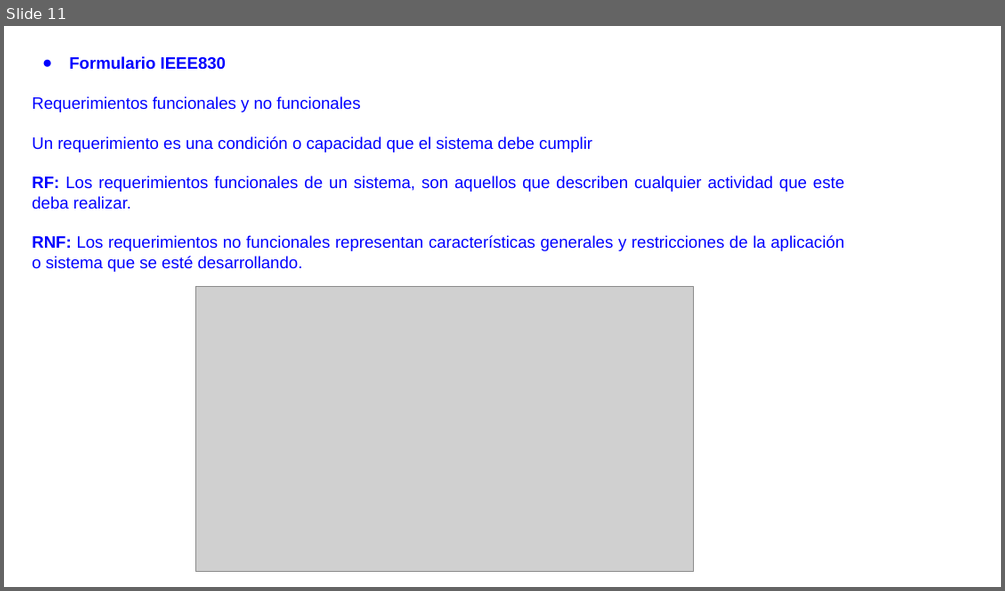
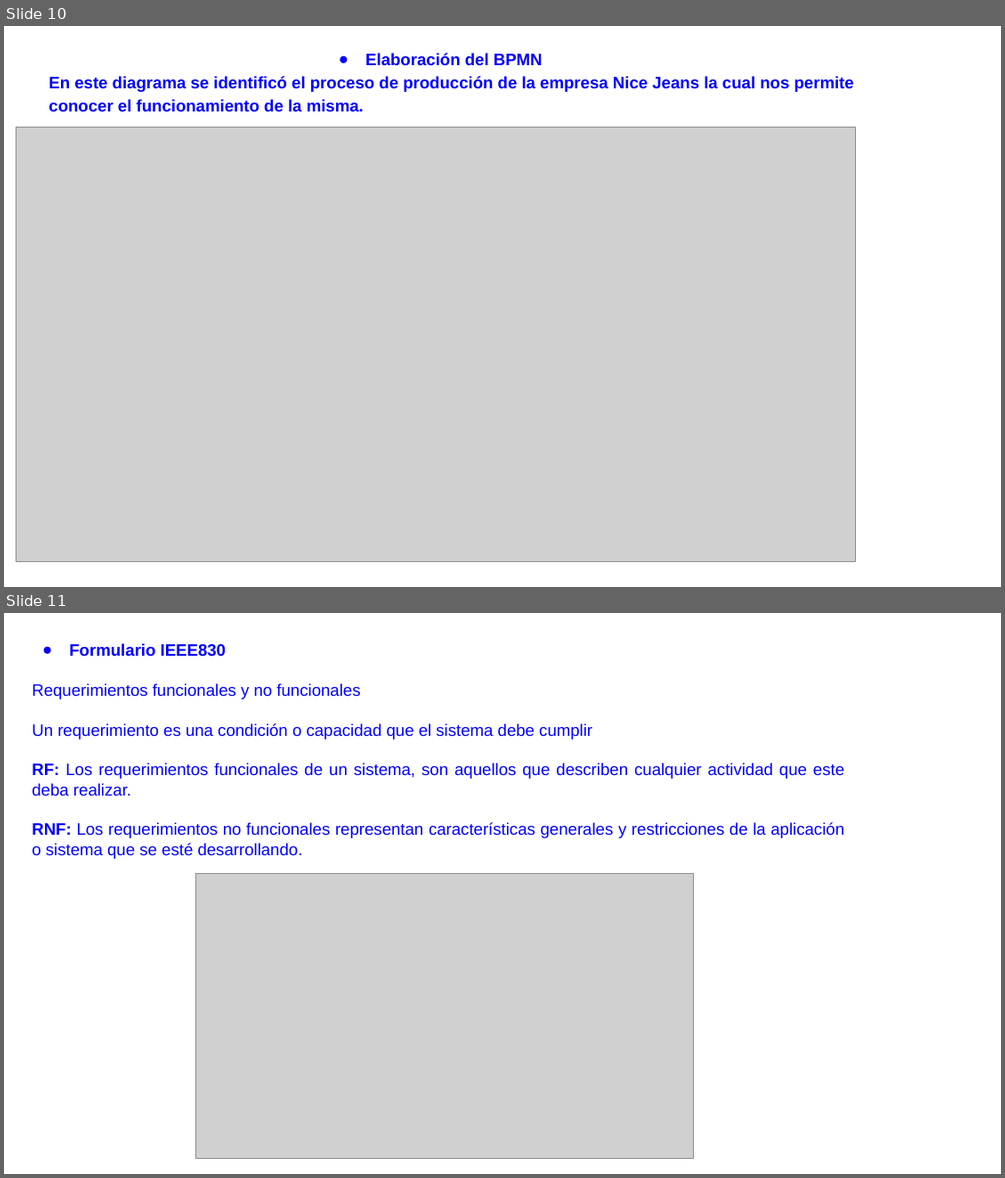
Before and after one commit to Stevenpc82/SOD-NiceJeans, a slide deck: 1.Presentacion de proyecto/PRESENTACION_AVANCES_PROYECTO.pptx. Shown one above the other, each under a label of ours: slide 11 before the commit, slides 10 and 11 after it. The pictures are 1005x591 and 1005x1178 pixels, drawn with LibreOffice and Linux fonts; fonts in the diff are those of the drawing; grey boxes stand for pictures; background and template pictures are left out. Boxes give left, top, right and bottom in pixels: in the first picture for what was removed or moved away, otherwise in the second. Text is boxed around its words. In the diff, an @@ line names an element or a change of style, - is before the commit and + after.

```diff
--- a/1.Presentacion de proyecto/PRESENTACION_AVANCES_PROYECTO.pptx
+++ b/1.Presentacion de proyecto/PRESENTACION_AVANCES_PROYECTO.pptx
@@ slide 10 added at bbox=[4, 26, 1001, 587], background picture (left out) @@
@@ text added at bbox=[48, 53, 854, 112], 16 pt, text #0000FF, bold @@
+● Elaboración del BPMN
+En este diagrama se identificó el proceso de producción de la empresa Nice Jeans la cual nos permite conocer el funcionamiento de la misma.
@@ picture added at bbox=[16, 127, 855, 562] @@
```
Also in this commit, not shown: 3 slides changed, 3 other slides added, 3 slides removed, 1 other file.
